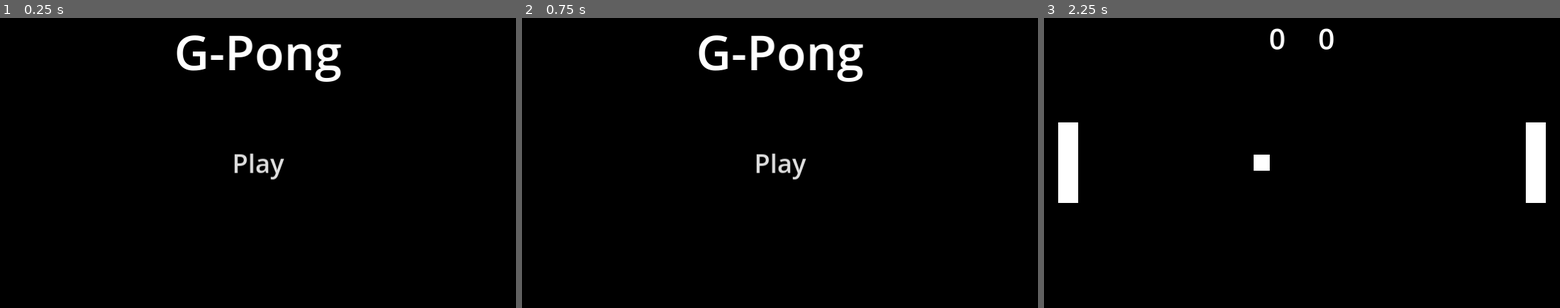
Above: before the commit, frames 1-3 (left to right).
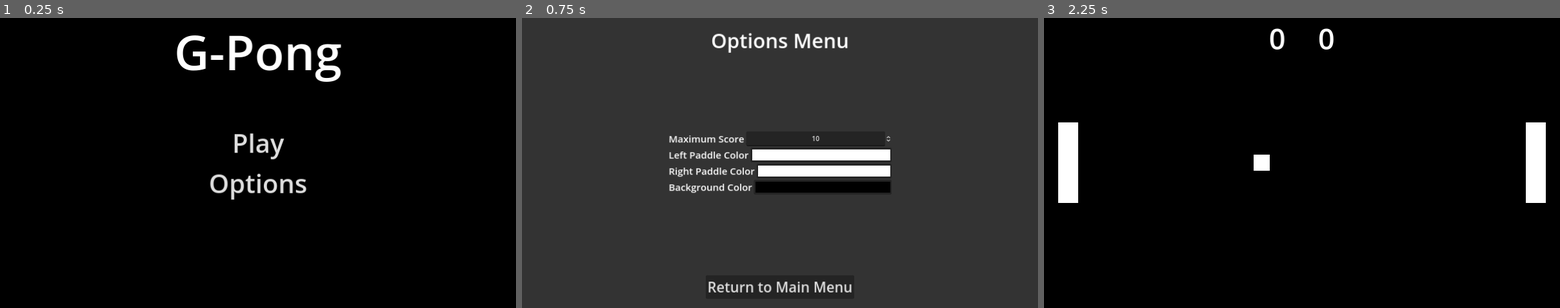
Above: after the commit, the same moments.

Repository: SimoneStarace/G-Pong
Game: Godot game, scene res://scenes/UI/start_menu.tscn
The game is run twice, just before and just after one commit, with the same random seed, the same clock (stepped at 60 frames per second) and the same inputs. This scene is started directly instead of the project's main scene.
Inputs (mouse positions are in pixels of both pictures, inside the frame that each line leads up to):
- Up to frame 1 (0.25 s): no input
- Up to frame 2 (0.75 s): click (780, 183) at 0.5 s, where only the run after the commit has a clickable "Options"
- Up to frame 3 (2.25 s): click (1302, 287) at 1.25 s, where only the run after the commit has a clickable "Return to Main Menu"; click "Play" at 2 s

The runs differ from the first frame. In frame 1, 1.2% of the frame differs, in the area x 40-60%, y 39-63%; in frame 2, 99%, in the area x 0-100%, y 0-100%; in frame 3, nothing differs.

Commit message:
Access Option menu from start menu

Diff:
--- a/scenes/UI/start_menu.tscn
+++ b/scenes/UI/start_menu.tscn
@@ -36,21 +36,31 @@
 "
 label_settings = SubResource("LabelSettings_287nm")
 
-[node name="PlayButton" type="Button" parent="."]
+[node name="VBoxContainer" type="VBoxContainer" parent="."]
 layout_mode = 1
 anchors_preset = 8
 anchor_left = 0.5
 anchor_top = 0.5
 anchor_right = 0.5
 anchor_bottom = 0.5
-offset_left = -20.5
-offset_top = -15.5
-offset_right = 20.5
-offset_bottom = 15.5
+offset_left = -20.0
+offset_top = -20.0
+offset_right = 20.0
+offset_bottom = 20.0
 grow_horizontal = 2
 grow_vertical = 2
+
+[node name="PlayButton" type="Button" parent="VBoxContainer"]
+layout_mode = 2
 theme_override_font_sizes/font_size = 64
 text = "Play"
 flat = true
 
-[connection signal="pressed" from="PlayButton" to="." method="_on_play_button_pressed"]
+[node name="OptionsButton" type="Button" parent="VBoxContainer"]
+layout_mode = 2
+theme_override_font_sizes/font_size = 64
+text = "Options"
+flat = true
+
+[connection signal="pressed" from="VBoxContainer/PlayButton" to="." method="_on_play_button_pressed"]
+[connection signal="pressed" from="VBoxContainer/OptionsButton" to="." method="_on_options_button_pressed"]
--- a/scripts/UI/start_menu.gd
+++ b/scripts/UI/start_menu.gd
@@ -2,3 +2,6 @@
 
 func _on_play_button_pressed():
 	get_tree().change_scene_to_file("res://scenes/game.tscn")
+
+func _on_options_button_pressed():
+	get_tree().change_scene_to_file("res://scenes/UI/option_menu.tscn")
